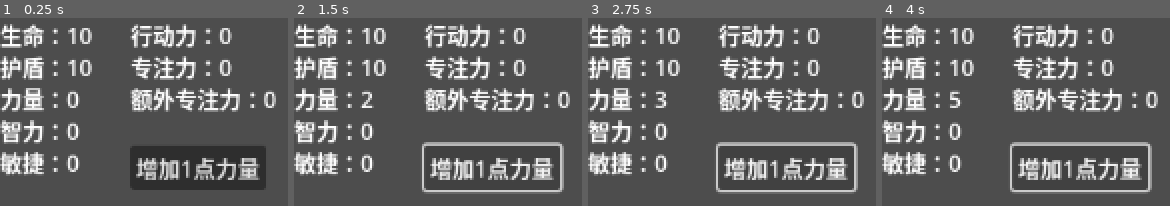
Above: before the commit, frames 1-4 (left to right).
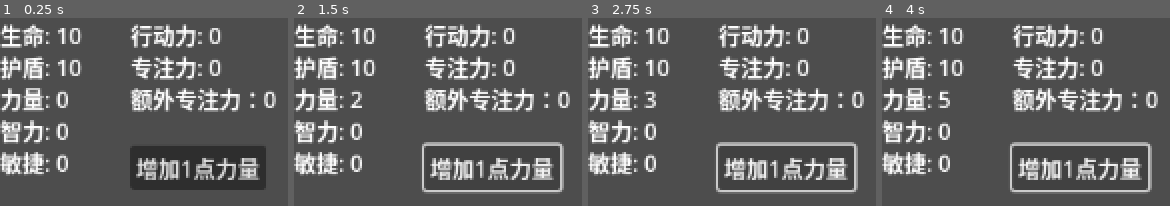
Above: after the commit, the same moments.

Repository: bridgeL/LoopCard
Game: Godot game, scene res://tests/test_player/test_player.tscn
The game is run twice, just before and just after one commit, with the same random seed, the same clock (stepped at 60 frames per second) and the same inputs. The project has no main scene, so this scene is started directly.
Inputs:
- Up to frame 1 (0.25 s): no input
- Up to frame 2 (1.5 s): click "增加1点力量" at 0.5 s; click "增加1点力量" at 1.25 s
- Up to frame 3 (2.75 s): click "增加1点力量" at 2 s
- Up to frame 4 (4 s): tap Enter at 2.75 s; tap Space at 3.5 s

The runs differ from the first frame. In frame 1, 4.8% of the frame differs, in the area x 15-81%, y 5-82%; in frame 2, 4.7%; in frame 3, 4.8%; in frame 4, 4.8%.

Commit message:
Monster & Monster Scene & Test Case

Diff:
--- /dev/null
+++ b/scenes/monster/monster.gd
@@ -0,0 +1,11 @@
+extends Node2D
+
+func load_monster(monster: Monster):
+	monster.bind_scene(self, "update_monster")
+	update_monster(monster)
+
+func update_monster(monster: Monster):
+	$HP.text = "生命: " + str(monster.health)
+	$SD.text = "护盾: " + str(monster.shield)
+	$Name.text = monster.name
+	$Intention.text = monster.intention
--- /dev/null
+++ b/scenes/monster/monster.tscn
@@ -0,0 +1,28 @@
+[gd_scene load_steps=2 format=3 uid="uid://xcsdrhi1s7v"]
+
+[ext_resource type="Script" path="res://scenes/monster/monster.gd" id="1_58hr8"]
+
+[node name="Monster" type="Node2D"]
+script = ExtResource("1_58hr8")
+
+[node name="HP" type="Label" parent="."]
+offset_right = 40.0
+offset_bottom = 23.0
+text = "生命: 0
+"
+
+[node name="SD" type="Label" parent="."]
+offset_top = 23.0
+offset_right = 50.0
+offset_bottom = 46.0
+text = "护盾: 0"
+
+[node name="Name" type="Label" parent="."]
+offset_top = 46.0
+offset_right = 40.0
+offset_bottom = 69.0
+
+[node name="Intention" type="Label" parent="."]
+offset_top = 69.0
+offset_right = 40.0
+offset_bottom = 92.0
--- a/scenes/player/player.gd
+++ b/scenes/player/player.gd
@@ -6,11 +6,11 @@
 	update_player(player)
 
 func update_player(player: Player):
-	$HP.text = "生命：" + str(player.health)
-	$SD.text = "护盾：" + str(player.shield)
-	$STR.text = "力量：" + str(player.strenth)
-	$INT.text = "智力：" + str(player.intelligence)
-	$AGI.text = "敏捷：" + str(player.agility)
-	$AP.text = "行动力：" + str(player.action_points)
-	$FP.text = "专注力：" + str(player.focus)
+	$HP.text = "生命: " + str(player.health)
+	$SD.text = "护盾: " + str(player.shield)
+	$STR.text = "力量: " + str(player.strenth)
+	$INT.text = "智力: " + str(player.intelligence)
+	$AGI.text = "敏捷: " + str(player.agility)
+	$AP.text = "行动力: " + str(player.action_points)
+	$FP.text = "专注力: " + str(player.focus)
 	$ExFP.text = "额外专注力：" + str(player.extra_focus)
--- /dev/null
+++ b/scripts/types/monster.gd
@@ -0,0 +1,7 @@
+extends Renderable
+class_name Monster
+
+@export var health: int = 0
+@export var shield: int = 0
+@export var name: String = ""
+@export var intention: String = ""
--- /dev/null
+++ b/tests/test_monster/test_monster.gd
@@ -0,0 +1,16 @@
+extends Node2D
+
+@export var monster: Monster
+
+func _ready() -> void:
+	monster = Monster.new()
+	monster.name = "灭世魔王"
+	monster.intention = "睡觉"
+	monster.health = 10
+	monster.shield = 10
+	$Monster.load_monster(monster)
+	$Button.connect("button_down", self.add_hp)
+
+func add_hp():
+	monster.health += 1
+	monster.notify_scenes()
--- /dev/null
+++ b/tests/test_monster/test_monster.tscn
@@ -0,0 +1,16 @@
+[gd_scene load_steps=3 format=3 uid="uid://0qooo1moed5t"]
+
+[ext_resource type="Script" path="res://tests/test_monster/test_monster.gd" id="1_iwwxk"]
+[ext_resource type="PackedScene" uid="uid://xcsdrhi1s7v" path="res://scenes/monster/monster.tscn" id="2_32iiy"]
+
+[node name="TestMonster" type="Node2D"]
+script = ExtResource("1_iwwxk")
+
+[node name="Monster" parent="." instance=ExtResource("2_32iiy")]
+
+[node name="Button" type="Button" parent="."]
+offset_left = 64.0
+offset_top = 23.0
+offset_right = 104.0
+offset_bottom = 54.0
+text = "加血"
